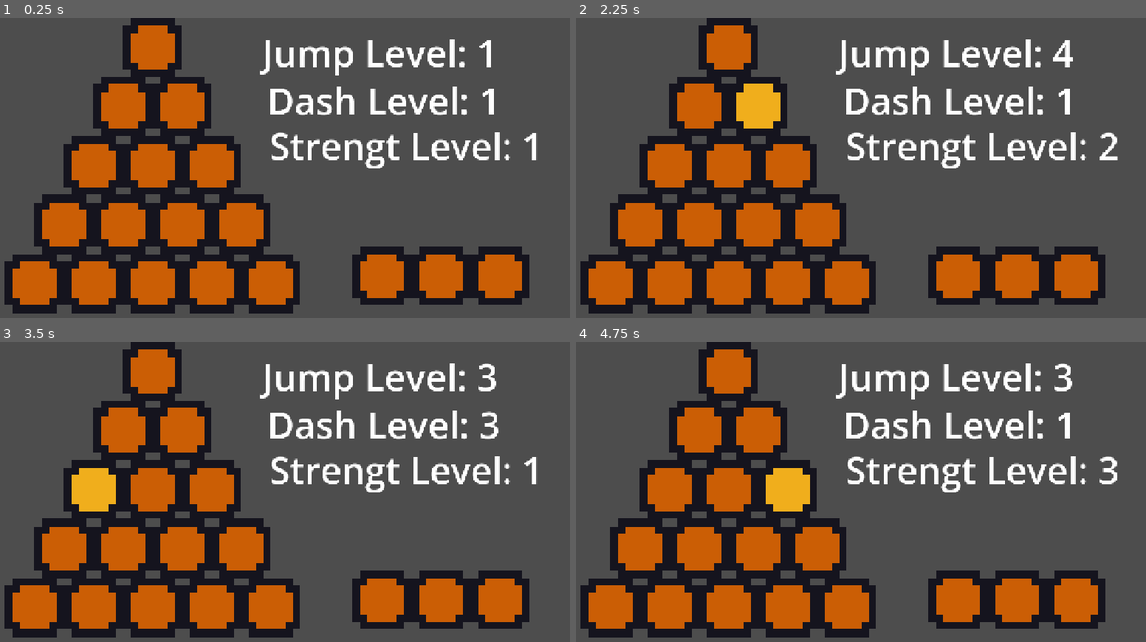
Above: before the commit, frames 1-4 (two rows, left to right).
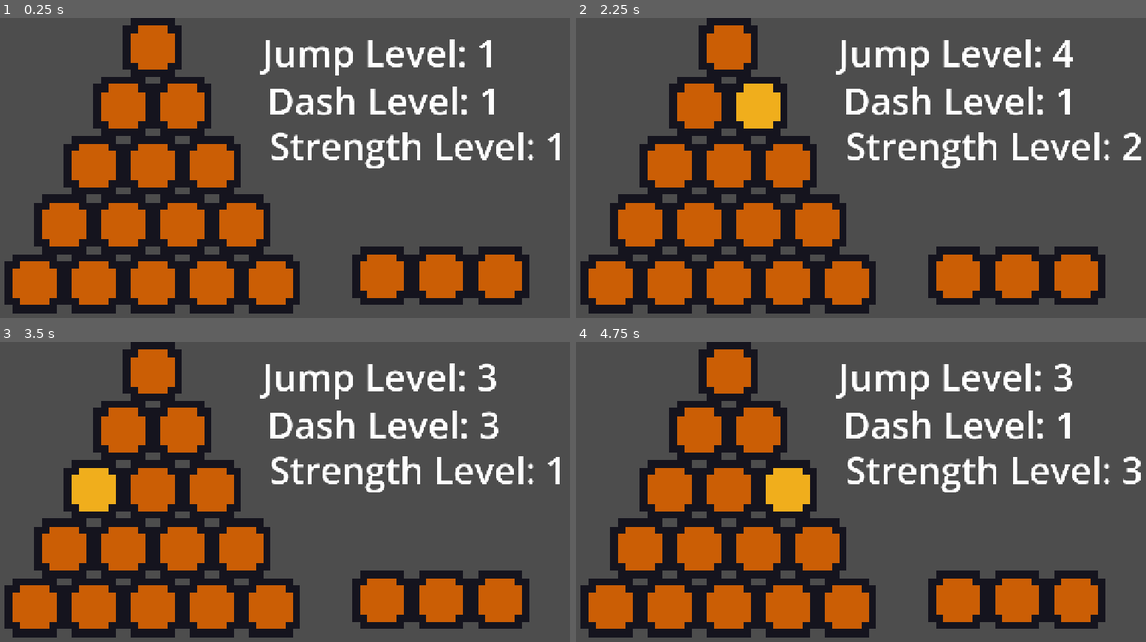
Above: after the commit, the same moments.

Repository: iboobey/coloor
Game: Godot game, scene res://scenes/skill_tree.tscn
The game is run twice, just before and just after one commit, with the same random seed, the same clock (stepped at 60 frames per second) and the same inputs. The project has no main scene, so this scene is started directly.
Inputs (mouse positions are in pixels of both pictures, inside the frame that each line leads up to):
- Up to frame 1 (0.25 s): no input
- Up to frame 2 (2.25 s): click (729, 48) at 0.5 s; click (701, 105) at 1.25 s; click (758, 105) at 2 s
- Up to frame 3 (3.5 s): click (91, 489) at 2.75 s
- Up to frame 4 (4.75 s): click (729, 489) at 3.5 s; click (786, 489) at 4.25 s

The runs differ from the first frame. In frame 1, 1.1% of the frame differs, in the area x 70-99%, y 38-48%; in frame 2, 1.2%; in frame 3, 1.1%; in frame 4, 1.2%, in the area x 70-100%, y 38-48%.

Commit message:
Blobby Sprites

Diff:
--- a/scripts/skill_tree.gd
+++ b/scripts/skill_tree.gd
@@ -42,7 +42,7 @@
 
 func _process(_delta: float) -> void:
 	$Jump.text = "Jump Level: " + str(ability_levels[0])
-	$Strength.text = "Strengt Level: " + str(ability_levels[1])
+	$Strength.text = "Strength Level: " + str(ability_levels[1])
 	$Dash.text = "Dash Level: " + str(ability_levels[2])
 
 
Binary file added: graphics/BlobbyAnimation.png
Not shown, added: graphics/BlobbyAnimation.png.import
